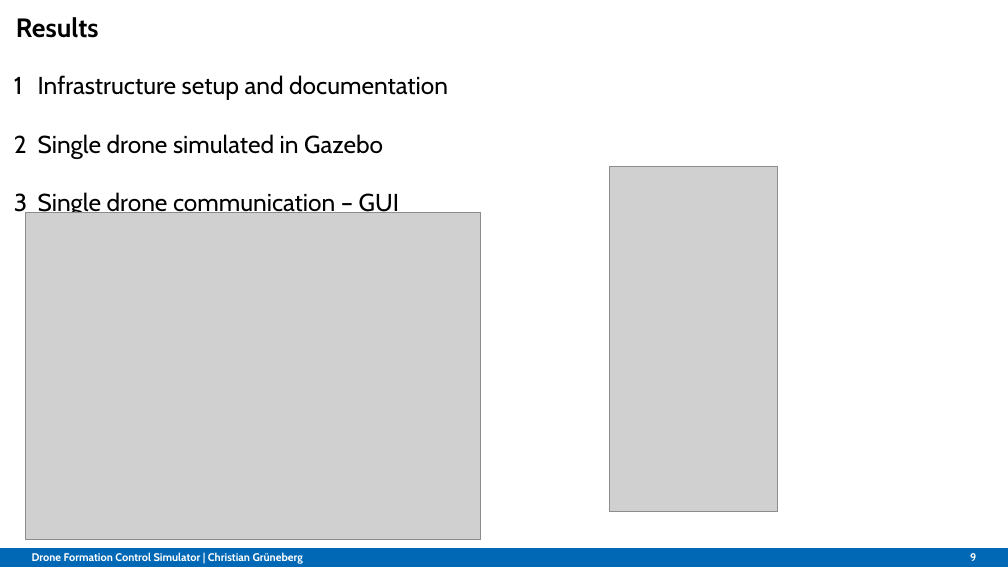
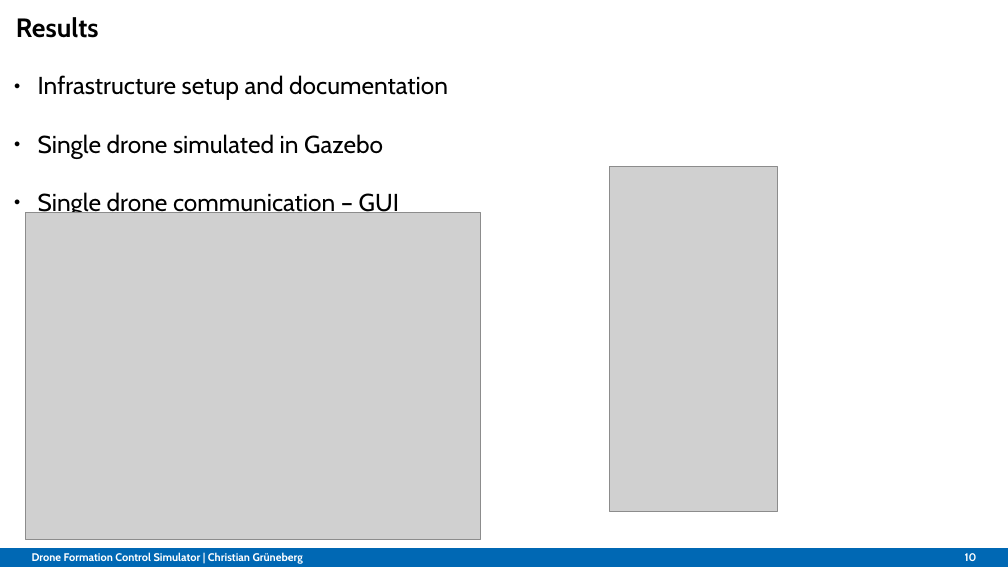
Before and after one commit to Belvin7/Drone_Project_personal-, a slide deck: slide 10 of AMS_Intermediate_Presentation.odp (slide 9 before the commit). Drawn at 1008x567 pixels with LibreOffice and Linux fonts; fonts in the diff are those of the drawing; grey boxes stand for pictures; background and template pictures are left out. Boxes give left, top, right and bottom in pixels: in the first picture for what was removed or moved away, otherwise in the second. Text is boxed around its words. In the diff, an @@ line names an element or a change of style, - is before the commit and + after.

```diff
--- a/AMS_Intermediate_Presentation.odp
+++ b/AMS_Intermediate_Presentation.odp
@@ text "Infrastructure setup and documentation" at (x1=38, y1=75, x2=448, y2=217): bullet 1 to ● @@
@@ page number at (x1=965, y1=553, x2=977, y2=561): text changed @@
-9
+10
```
Also in this commit, not shown: 7 other slides changed, 1 slide added.
